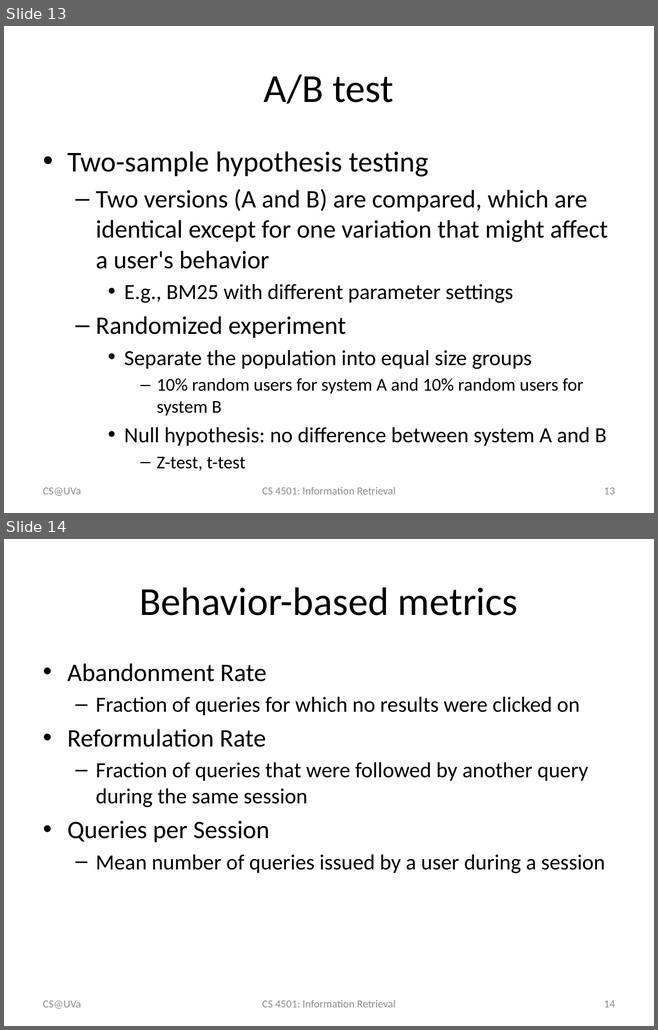
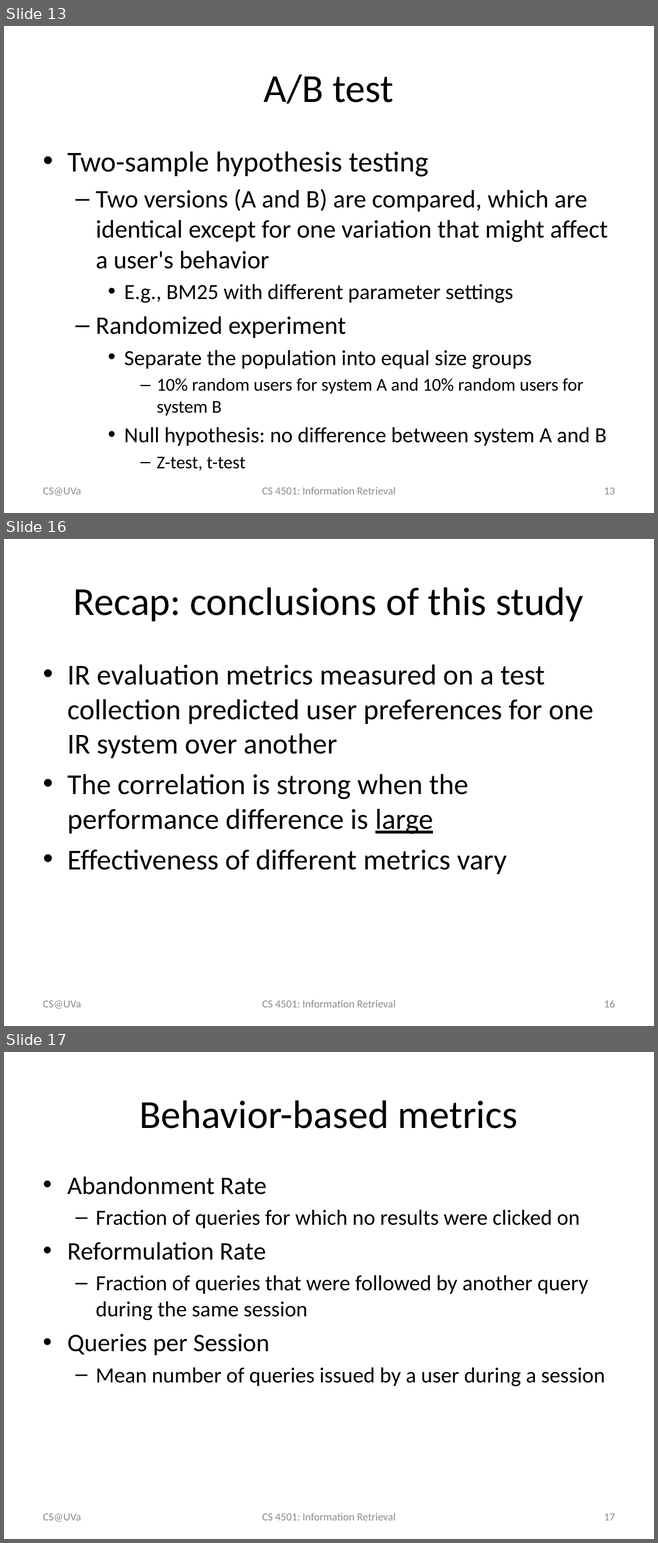
Before and after one commit to wang296/IR2015, a slide deck: docs/Modern Retrieval Evaluations.pptx. Shown one above the other, each under a label of ours: slides 13 and 14 before the commit, slides 13, 16 and 17 after it; the slides between them are not shown. The pictures are 658x1030 and 658x1543 pixels, drawn with LibreOffice and Linux fonts; fonts in the diff are those of the drawing. Boxes give left, top, right and bottom in pixels: in the first picture for what was removed or moved away, otherwise in the second. Text is boxed around its words. In the diff, an @@ line names an element or a change of style, - is before the commit and + after.

```diff
--- a/docs/Modern Retrieval Evaluations.pptx
+++ b/docs/Modern Retrieval Evaluations.pptx
@@ slide 16 added at bbox=[4, 539, 654, 1026], background #FFFFFF @@
@@ title added at bbox=[74, 587, 583, 621], 44 pt, text #000000 @@
+Recap: conclusions of this study
@@ text added at bbox=[67, 664, 593, 874], 32 pt, text #000000 @@
+• IR evaluation metrics measured on a test collection predicted user preferences for one IR system over another
+• The correlation is strong when the performance difference is large
+• Effectiveness of different metrics vary
@@ text added at bbox=[43, 1001, 81, 1009], 12 pt, text #8C8C8C @@
+CS@UVa
@@ text added at bbox=[262, 1000, 395, 1008], 12 pt, text #8C8C8C @@
+CS 4501: Information Retrieval
@@ page number added at bbox=[604, 1000, 615, 1008], 12 pt, text #8C8C8C @@
+16
@@ what was slide 14 is now slide 17 @@
@@ page number at bbox=[604, 1514, 615, 1521]: text changed @@
-14
+17
```
Also in this commit, not shown: 2 slides changed, 9 other slides added, 7 other files.
